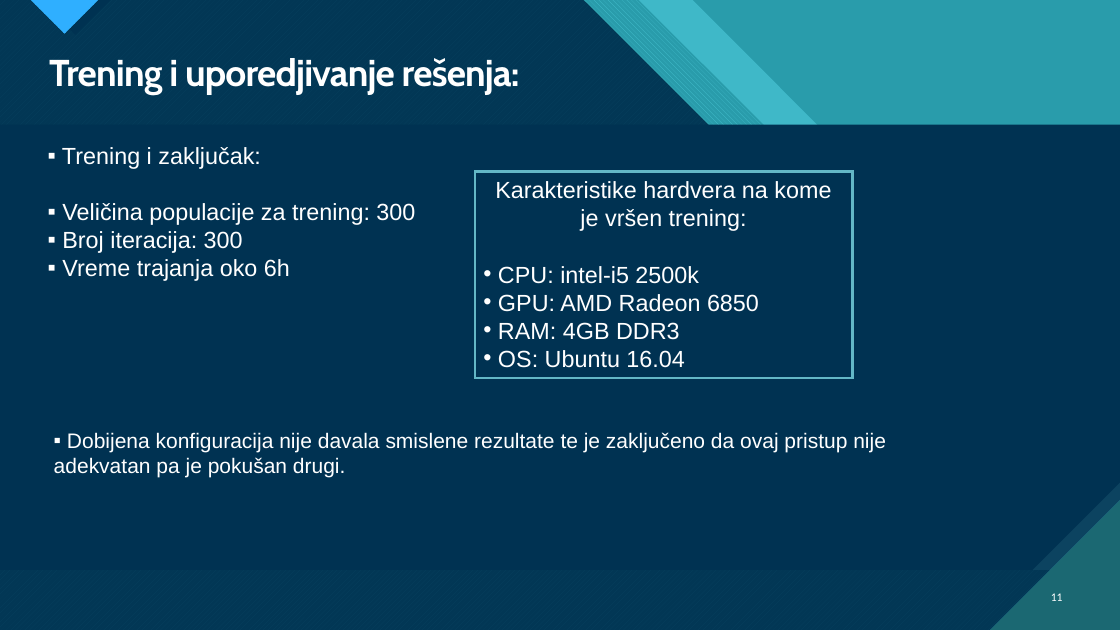
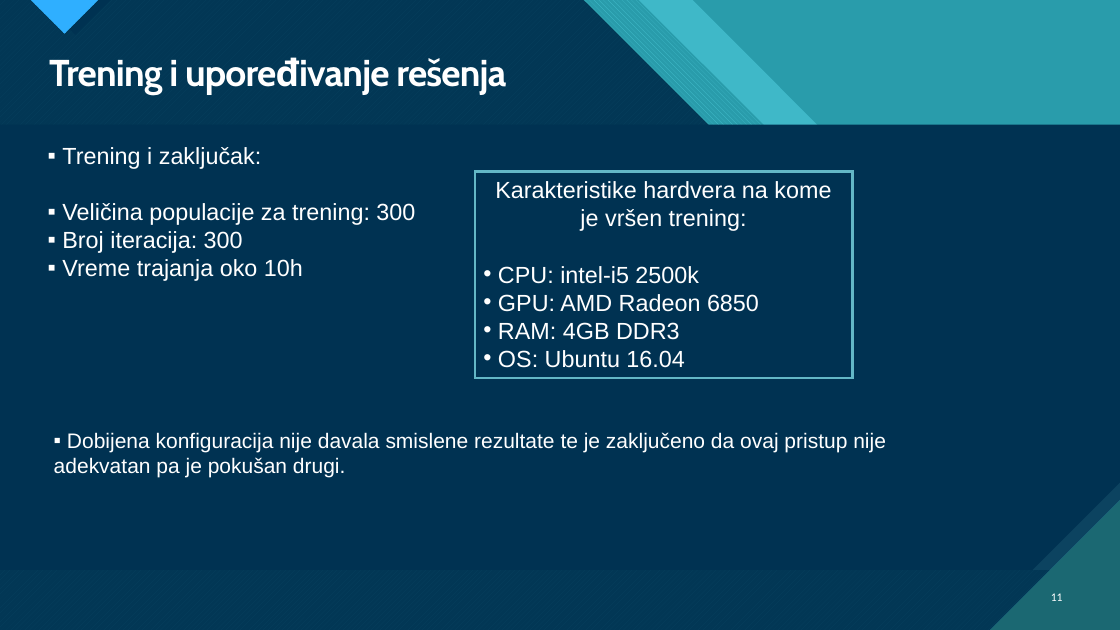
Before and after one commit to Vulkin996/SchShooter-Smart-Bot, a slide deck: slide 11 of Dokumentacija/Presentation.pptx. Drawn at 1120x630 pixels with LibreOffice and Linux fonts; fonts in the diff are those of the drawing. Boxes give left, top, right and bottom in pixels: in the first picture for what was removed or moved away, otherwise in the second. Text is boxed around its words. In the diff, an @@ line names an element or a change of style, - is before the commit and + after.

```diff
--- a/Dokumentacija/Presentation.pptx
+++ b/Dokumentacija/Presentation.pptx
@@ title at <box>49,58,506,94</box>: text changed @@
-Trening i uporedjivanje rešenja:
+Trening i upoređivanje rešenja
@@ text at <box>62,259,303,281</box>: text changed @@
-▪ Vreme trajanja oko 6h
+▪ Vreme trajanja oko 10h
```
Also in this commit, not shown: 14 other slides changed, 4 other files.
